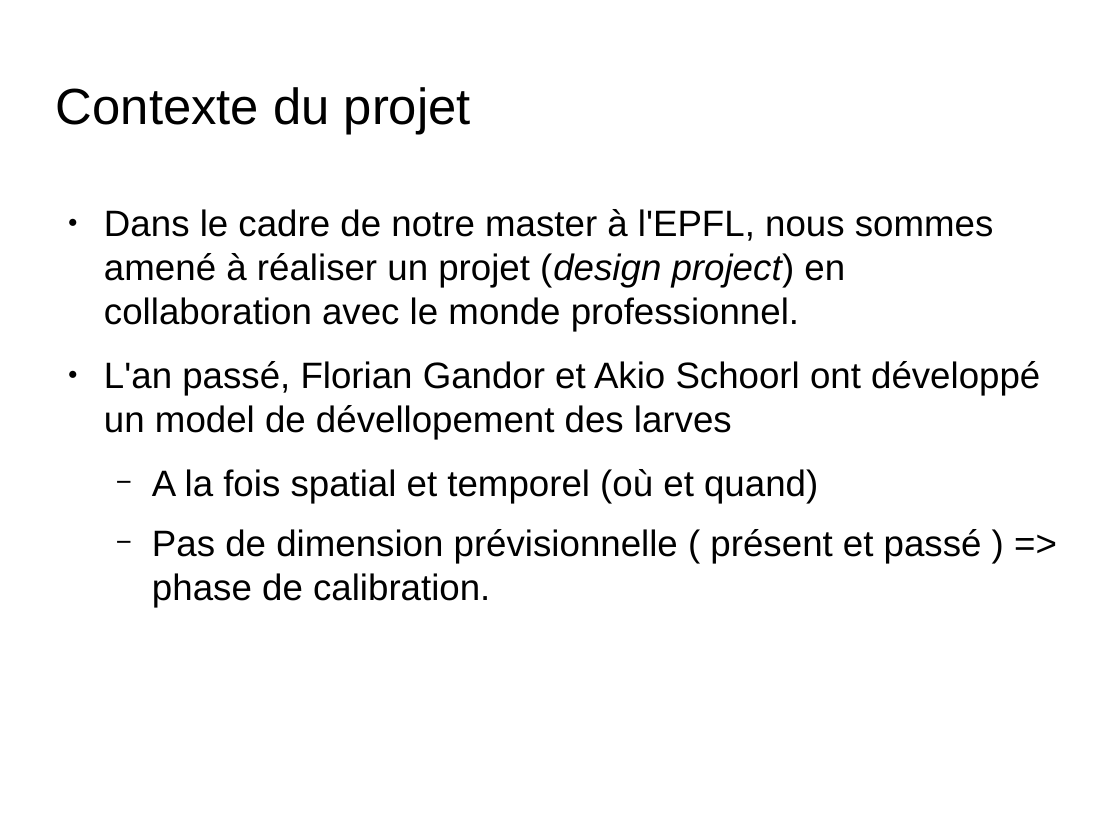
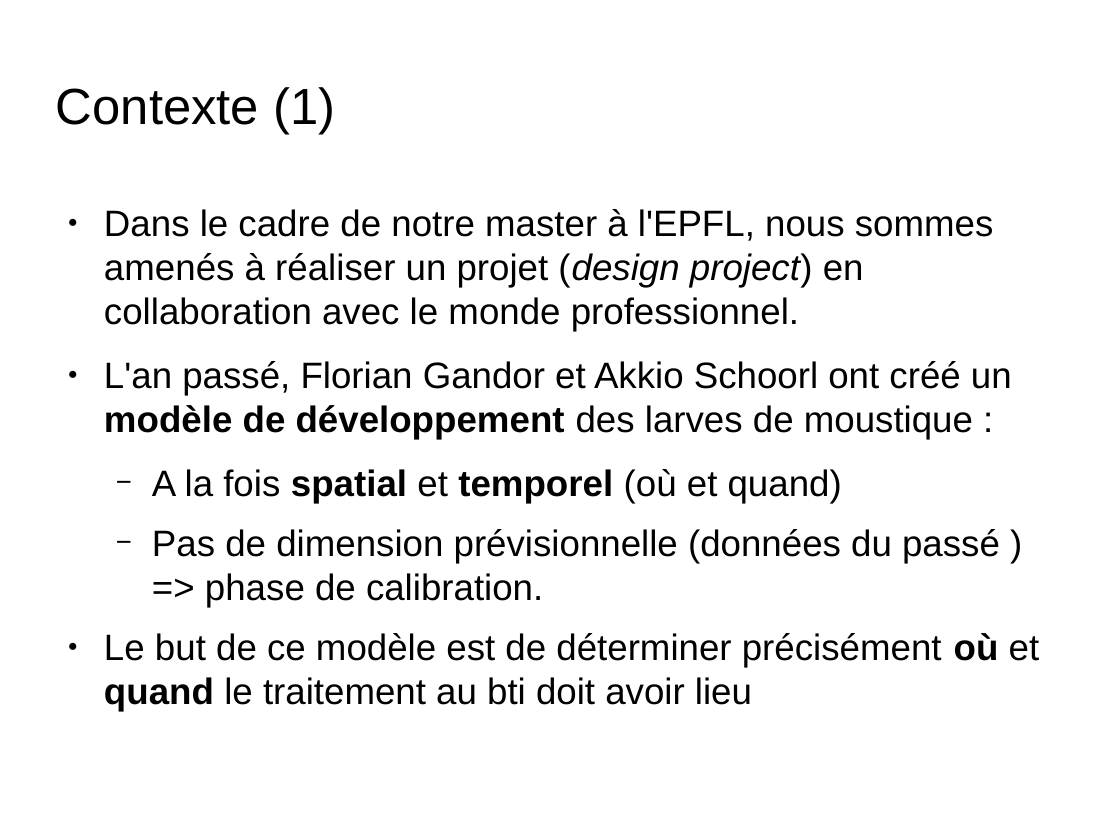
Before and after one commit to nesta7/designProject, a slide deck: slide 2 of presentation_6_juin_Broc.odp. Drawn at 1120x840 pixels with LibreOffice and Linux fonts; fonts in the diff are those of the drawing; background and template pictures are left out. Boxes give left, top, right and bottom in pixels: in the first picture for what was removed or moved away, otherwise in the second. Text is boxed around its words. In the diff, an @@ line names an element or a change of style, - is before the commit and + after.

```diff
--- a/presentation_6_juin_Broc.odp
+++ b/presentation_6_juin_Broc.odp
@@ title at [56, 87, 335, 134]: text changed @@
-Contexte du projet
+Contexte (1)
@@ text at [104, 209, 1012, 439]: text changed @@
-● Dans le cadre de notre master à l'EPFL, nous sommes amené à réaliser un projet (design project) en collaboration avec le monde professionnel.
-● L'an passé, Florian Gandor et Akio Schoorl ont développé un model de dévellopement des larves
+● Dans le cadre de notre master à l'EPFL, nous sommes amenés à réaliser un projet (design project) en collaboration avec le monde professionnel.
+● L'an passé, Florian Gandor et Akkio Schoorl ont créé un modèle de développement des larves de moustique :
@@ text at [152, 469, 842, 503]: bold on in "spatial temporel" @@
@@ text at [104, 529, 1040, 705]: text changed @@
-  − Pas de dimension prévisionnelle ( présent et passé ) => phase de calibration.
+  − Pas de dimension prévisionnelle (données du passé ) => phase de calibration.
+● Le but de ce modèle est de déterminer précisément où et quand le traitement au bti doit avoir lieu
```
Also in this commit, not shown: 6 other slides changed, 8 slides added, 1 slide removed.
